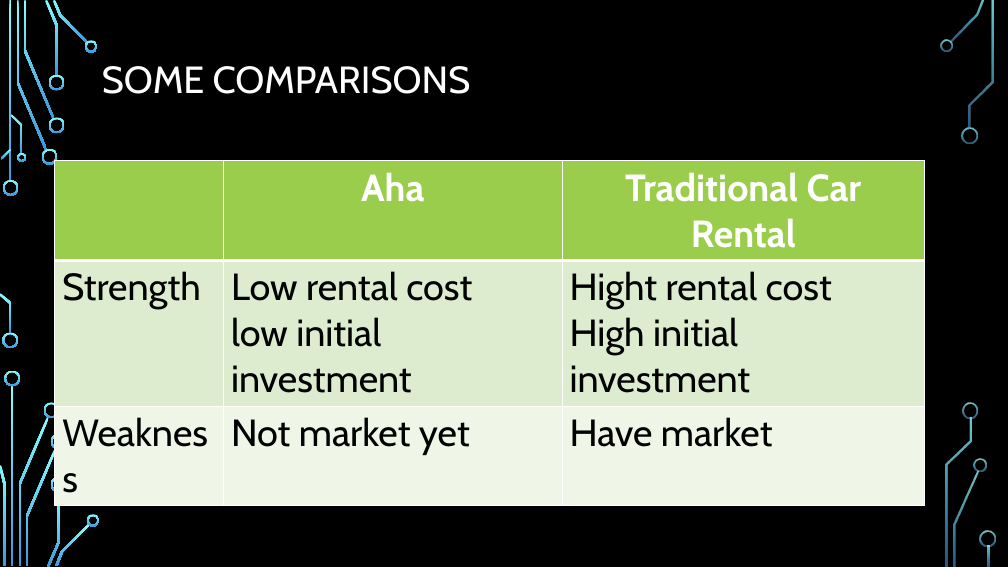
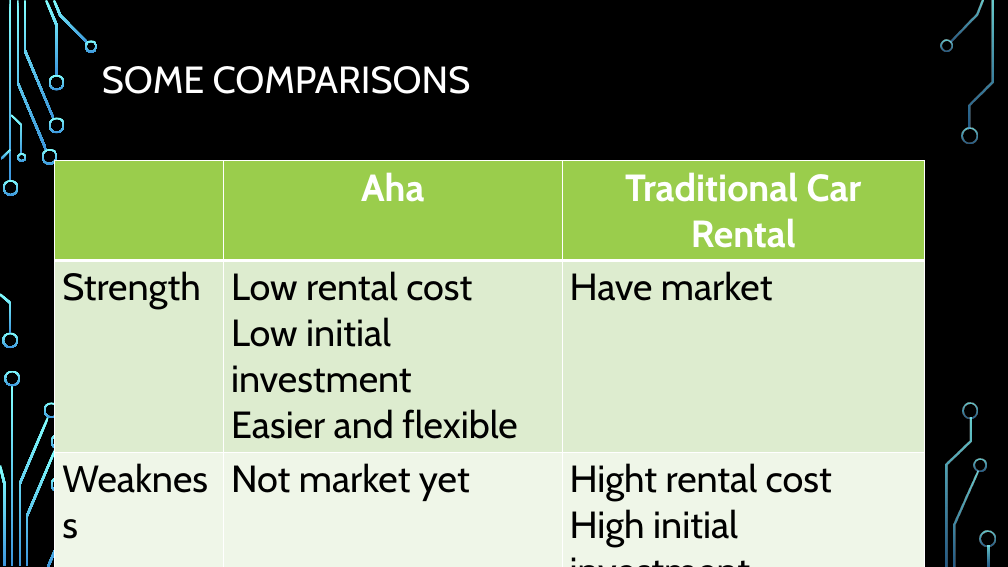
Before and after one commit to leonardo1227/CS425-SWE-Project, a slide deck: slide 5 of Aha-presentation.pptx. Drawn at 1008x567 pixels with LibreOffice and Linux fonts; fonts in the diff are those of the drawing; background and template pictures are left out. Boxes give left, top, right and bottom in pixels: in the first picture for what was removed or moved away, otherwise in the second. Text is boxed around its words. In the diff, an @@ line names an element or a change of style, - is before the commit and + after.

```diff
--- a/Aha-presentation.pptx
+++ b/Aha-presentation.pptx
@@ table at [54,161,925,551] @@
-row 2, column 2: Low rental cost / low initial investment
+row 2, column 2: Low rental cost / Low initial investment / Easier and flexible
-row 2, column 3: Hight rental cost / High initial investment
+row 2, column 3: Have market
-row 3, column 3: Have market
+row 3, column 3: Hight rental cost / High initial investment
```
Also in this commit, not shown: 2 other slides changed.
